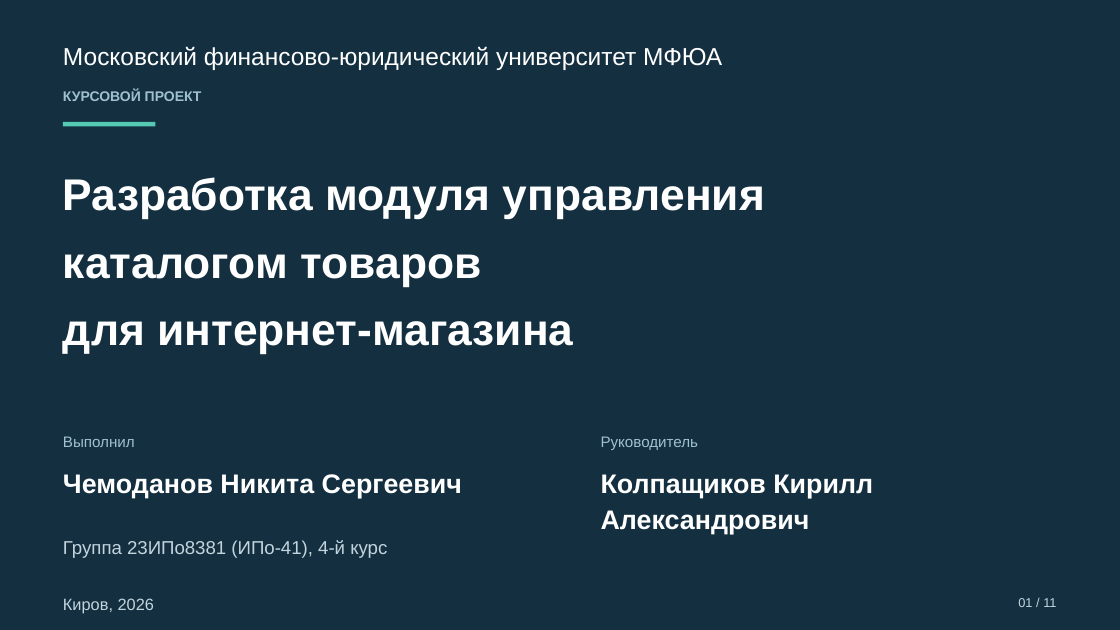
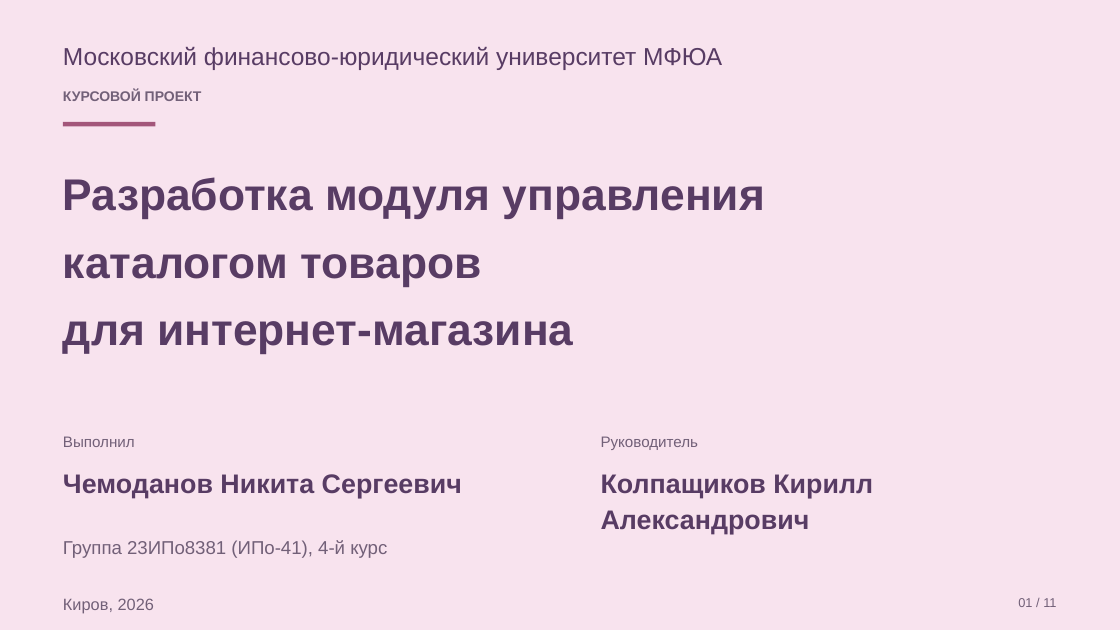
Before and after one commit to Koryza/kyyyyyrsach, a slide deck: slide 1 of docs/defense/catalog_defense.pptx. Drawn at 1120x630 pixels with LibreOffice and Linux fonts; fonts in the diff are those of the drawing. Boxes give left, top, right and bottom in pixels: in the first picture for what was removed or moved away, otherwise in the second. Text is boxed around its words. In the diff, an @@ line names an element or a change of style, - is before the commit and + after.

```diff
--- a/docs/defense/catalog_defense.pptx
+++ b/docs/defense/catalog_defense.pptx
@@ background #F6F8F9 to #FFF8FC @@
@@ rectangle at (0, 0, 1120, 630): fill #132F40 to #F8E3EE @@
@@ rectangle at (63, 122, 155, 127): fill #56C9B5 to #A3567A @@
@@ text colour #9FC1CC to #726078 in 3 elements at (63, 90, 202, 101), (63, 436, 135, 447), (601, 436, 698, 450) @@
@@ text colour #FFFFFF to #583C64 in 4 elements at (63, 47, 722, 70), (63, 177, 765, 354), (63, 474, 462, 498), (601, 474, 873, 534) @@
@@ text colour #C2D5DE to #726078 in 3 elements at (63, 540, 387, 558), (63, 598, 154, 613), (1018, 598, 1056, 607) @@
```
Also in this commit, not shown: 9 other slides changed, 1 slide added, 1 slide removed, 8 other files.
